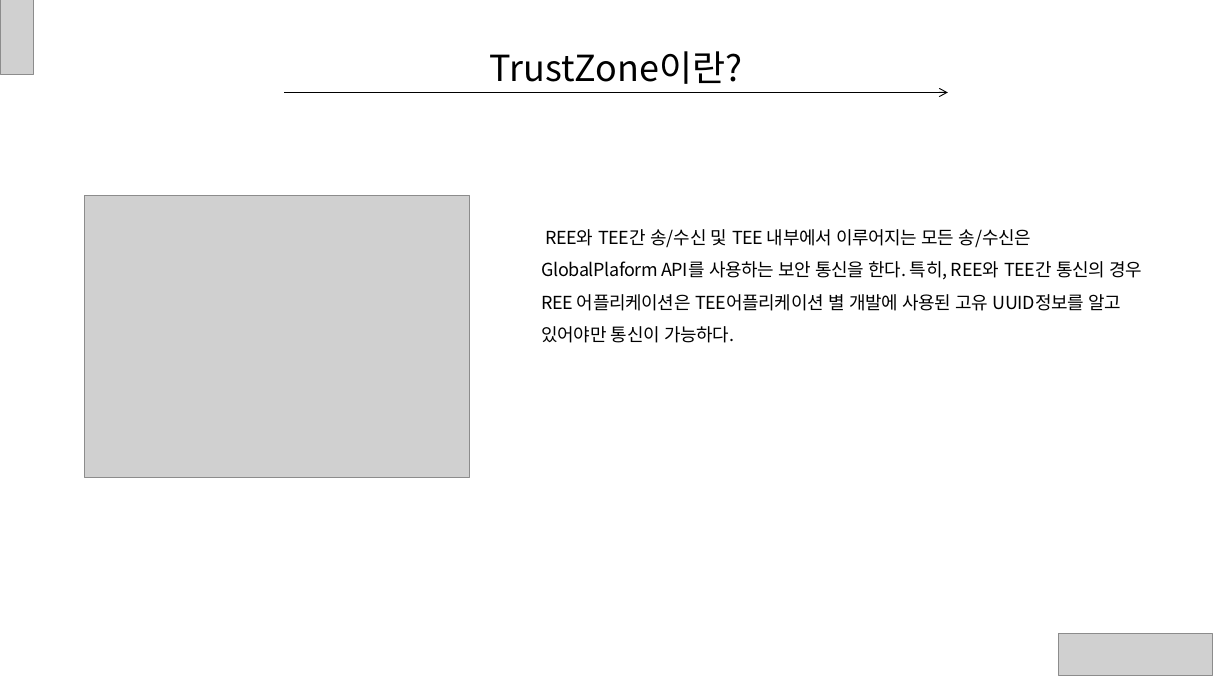
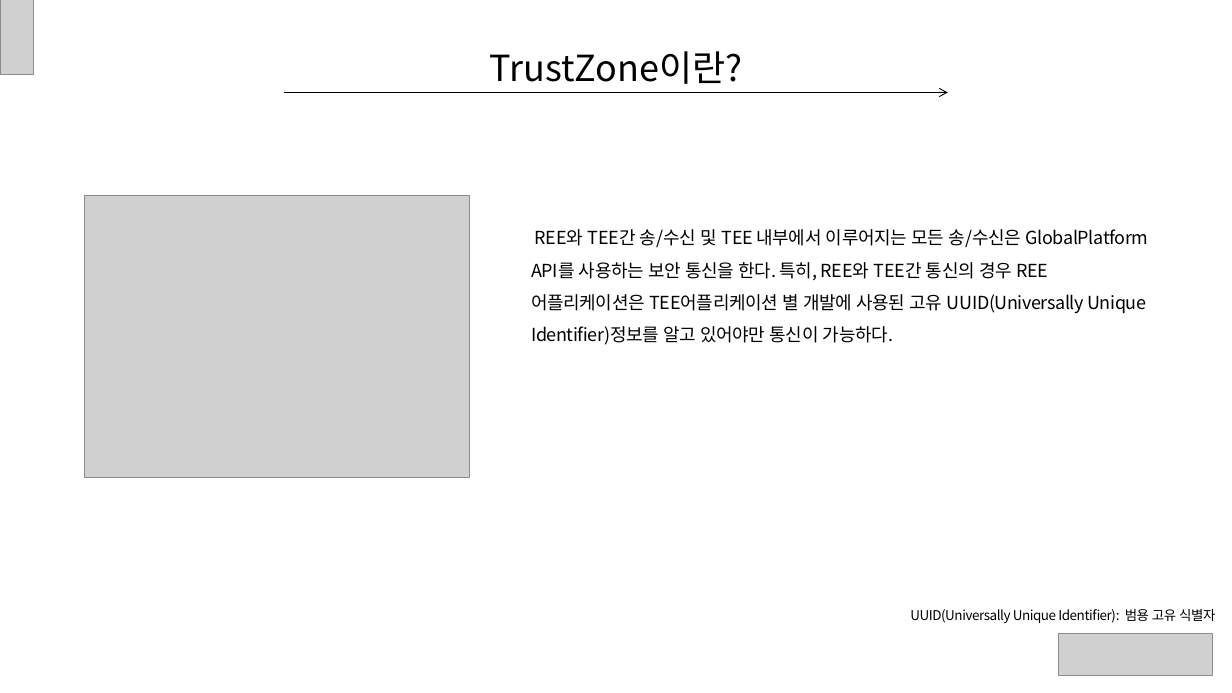
Before and after one commit to ryusangwon/Arm-Trustzone, a slide deck: slide 13 of Trustzone.pptx (slide 7 before the commit). Drawn at 1232x693 pixels with LibreOffice and Linux fonts; fonts in the diff are those of the drawing; grey boxes stand for pictures. Boxes give left, top, right and bottom in pixels: in the first picture for what was removed or moved away, otherwise in the second. Text is boxed around its words. In the diff, an @@ line names an element or a change of style, - is before the commit and + after.

```diff
--- a/Trustzone.pptx
+++ b/Trustzone.pptx
@@ text at [531, 229, 1149, 345]: text changed @@
-REE와 TEE간 송/수신 및 TEE 내부에서 이루어지는 모든 송/수신은 GlobalPlaform API를 사용하는 보안 통신을 한다. 특히, REE와 TEE간 통신의 경우 REE 어플리케이션은 TEE어플리케이션 별 개발에 사용된 고유 UUID정보를 알고 있어야만 통신이 가능하다.
+REE와 TEE간 송/수신 및 TEE 내부에서 이루어지는 모든 송/수신은 GlobalPlatform API를 사용하는 보안 통신을 한다. 특히, REE와 TEE간 통신의 경우 REE 어플리케이션은 TEE어플리케이션 별 개발에 사용된 고유 UUID(Universally Unique Identifier)정보를 알고 있어야만 통신이 가능하다.
@@ text added at [910, 609, 1215, 623], 10.5 pt, text #000000 @@
+UUID(Universally Unique Identifier): 범용 고유 식별자
```
Also in this commit, not shown: 7 other slides changed, 6 slides added.
